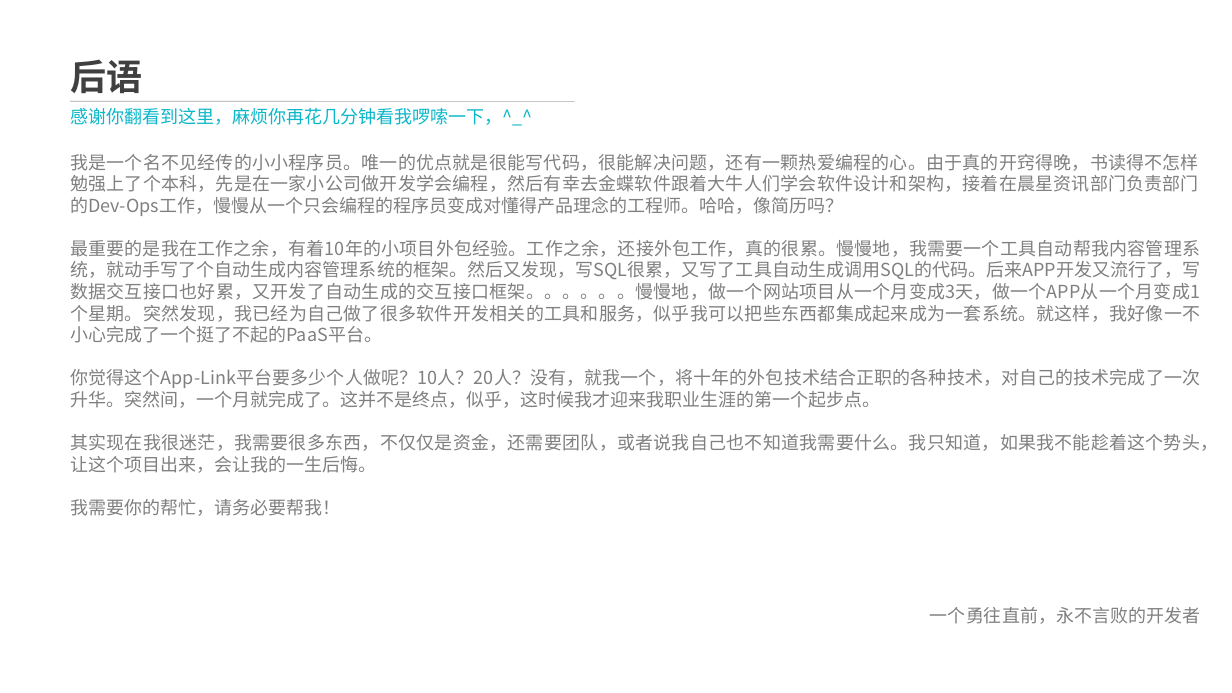
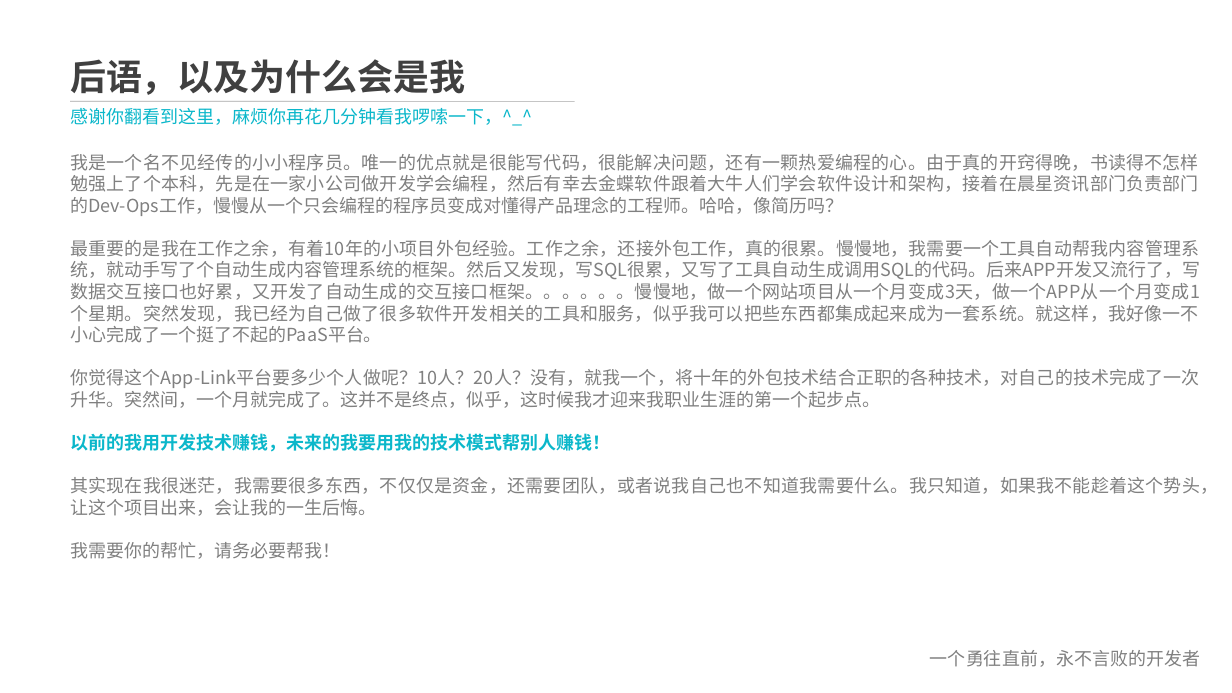
Before and after one commit to alucard263096/BP, a slide deck: slide 13 of App-Link 商业计划书.pptx. Drawn at 1232x693 pixels with LibreOffice and Linux fonts; fonts in the diff are those of the drawing; background and template pictures are left out. Boxes give left, top, right and bottom in pixels: in the first picture for what was removed or moved away, otherwise in the second. Text is boxed around its words. In the diff, an @@ line names an element or a change of style, - is before the commit and + after.

```diff
--- a/App-Link 商业计划书.pptx
+++ b/App-Link 商业计划书.pptx
@@ text at box(70, 59, 465, 95): text changed @@
-后语
+后语，以及为什么会是我
@@ text at box(70, 433, 610, 452): paragraph added @@
+以前的我用开发技术赚钱，未来的我要用我的技术模式帮别人赚钱！
```
Also in this commit, not shown: 4 other files.
